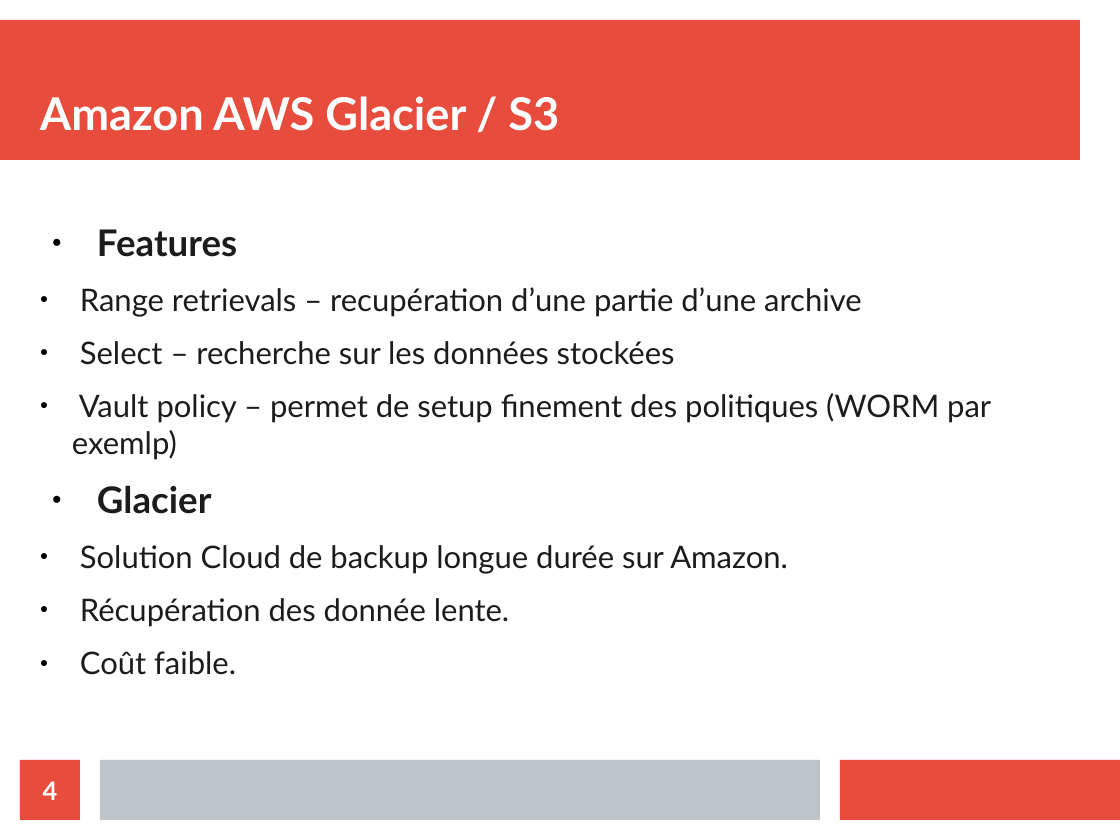
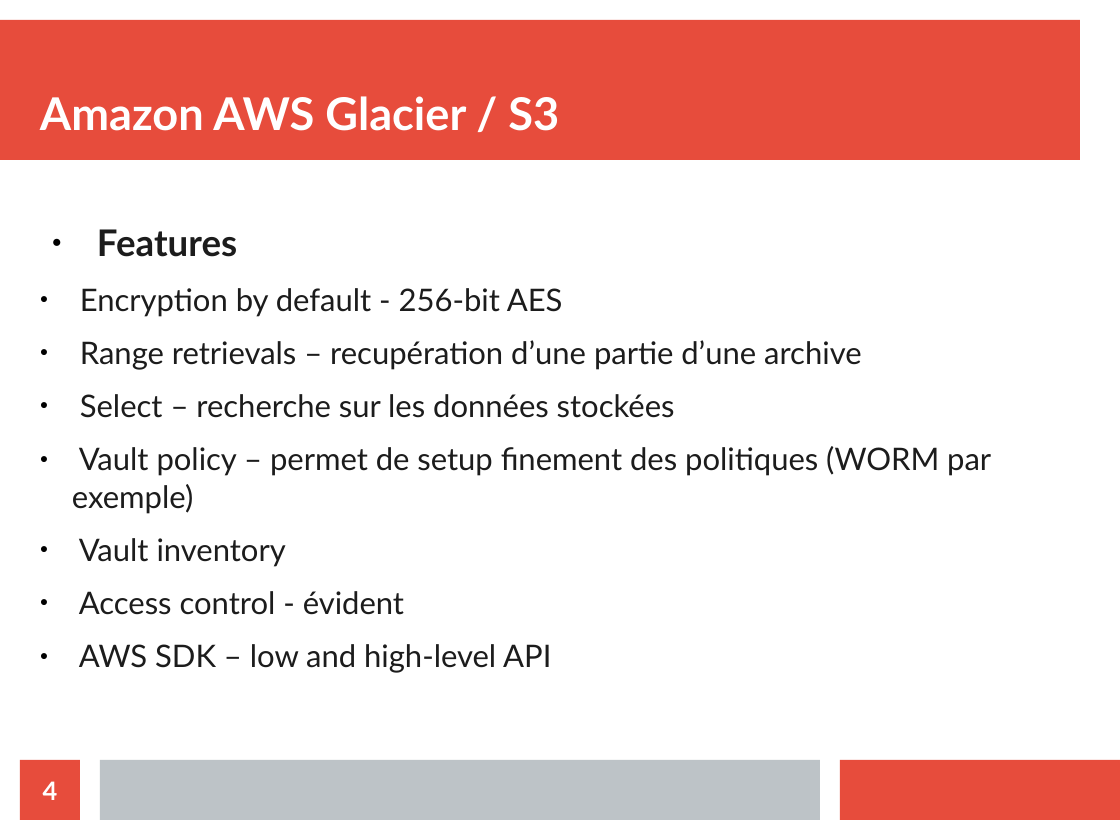
Before and after one commit to Nyahon/AIT, a slide deck: slide 4 of AIT_Amazon_Presentation.odp. Drawn at 1120x840 pixels with LibreOffice and Linux fonts; fonts in the diff are those of the drawing. Boxes give left, top, right and bottom in pixels: in the first picture for what was removed or moved away, otherwise in the second. Text is boxed around its words. In the diff, an @@ line names an element or a change of style, - is before the commit and + after.

```diff
--- a/AIT_Amazon_Presentation.odp
+++ b/AIT_Amazon_Presentation.odp
@@ text at box(80, 288, 563, 317): paragraph added @@
+  ● Encryption by default - 256-bit AES
@@ text at box(72, 446, 991, 673): text changed @@
-  ● Vault policy – permet de setup finement des politiques (WORM par exemlp)
-● Glacier
-  ● Solution Cloud de backup longue durée sur Amazon.
-  ● Récupération des donnée lente.
-  ● Coût faible.
+  ● Vault policy – permet de setup finement des politiques (WORM par exemple)
+  ● Vault inventory
+  ● Access control - évident
+  ● AWS SDK – low and high-level API
```
Also in this commit, not shown: 1 other slide changed.
